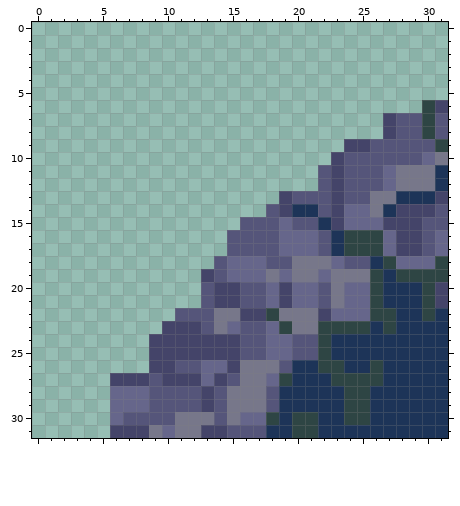
Edited in one commit: pixel-art sprite (images/crater_001.png). This is how it looked before the edit.
The file is 32x32 pixels.
And afterwards:
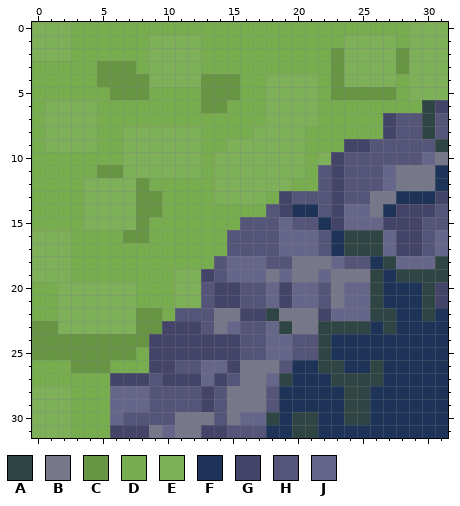
Palette (. is transparent): A #2e4544  B #77778a  C #679544  D #77ac4f  E #7eaf59  F #1d3458  G #444469  H #55557a  J #66668b
Edits made:
There is now colour C in row 2 at x 23 and 28; in row 3 at x 5 to 7, 23 and 28; in row 4 at x 5 to 8, 13 to 15 and 23; in row 5 at x 6 to 8, 13 to 15 and 23 to 27; in row 6 at x 13 to 14; in row 11 at x 5 to 6.
There is now colour C in row 12 at x 8; in rows 13 to 14 at x 8 to 9; in row 15 at x 8; in row 16 at x 7 to 8; in row 22 at x 8 to 9; in row 23 at x 0 to 1 and 8 to 9.
There is now colour C in row 24 at x 0 to 8; in row 25 at x 0 to 7; in row 26 at x 3 to 5.
There is now colour D in row 0 at x 3 to 28; in row 1 at x 3 to 8, 13 to 23 and 28; in row 2 at x 3 to 8 and 13 to 22; in row 3 at x 0 to 4, 8 and 13 to 22; in row 4 at x 0 to 4, 16 to 17, 22 and 28; in row 5 at x 0 to 5, 9 to 12, 16 to 17, 22 and 28.
There is now colour D in row 6 at x 0, 5 to 12, 15 to 17 and 22 to 29; in row 7 at x 0, 5 to 17 and 22 to 26; in row 8 at x 0, 5 to 6, 13 to 16 and 21 to 26; in row 9 at x 0, 5 to 6, 13 to 14 and 21 to 23; in row 10 at x 0 to 6, 13 and 21; in row 11 at x 0 to 4, 13 and 21.
There is now colour D in row 12 at x 0 to 3, 9 to 13 and 20 to 21; in row 13 at x 0 to 3, 10 to 13 and 18; in row 14 at x 0 to 3 and 10 to 17; in row 15 at x 0 to 3 and 9 to 15; in row 16 at x 3 to 6 and 9 to 14; in row 17 at x 3 to 14.
There is now colour D in row 18 at x 3 to 13; in row 19 at x 3 to 10; in rows 20 to 21 at x 0 to 1 and 8 to 10; in row 22 at x 0 to 1 and 10; in row 25 at x 8; in row 26 at x 0 to 2 and 6 to 8.
There is now colour D in row 27 at x 0 to 5; in rows 28 to 31 at x 3 to 5.
There is now colour E in row 0 at x 0 to 2 and 29 to 31; in rows 1 to 2 at x 0 to 2, 9 to 12, 24 to 27 and 29 to 31; in row 3 at x 9 to 12, 24 to 27 and 29 to 31; in row 4 at x 9 to 12, 18 to 21, 24 to 27 and 29 to 31; in row 5 at x 18 to 21 and 29 to 31; in rows 6 to 7 at x 1 to 4 and 18 to 21.
There is now colour E in row 8 at x 1 to 4, 7 to 12 and 17 to 20; in row 9 at x 1 to 4, 7 to 12 and 15 to 20; in row 10 at x 7 to 12, 14 to 20 and 22; in row 11 at x 7 to 12 and 14 to 20; in row 12 at x 4 to 7 and 14 to 19; in row 13 at x 4 to 7 and 14 to 17.
There is now colour E in rows 14 to 15 at x 4 to 7; in rows 16 to 18 at x 0 to 2; in row 19 at x 0 to 2 and 11 to 12; in rows 20 to 21 at x 2 to 7 and 11 to 12; in rows 22 to 23 at x 2 to 7; in rows 28 to 31 at x 0 to 2.
